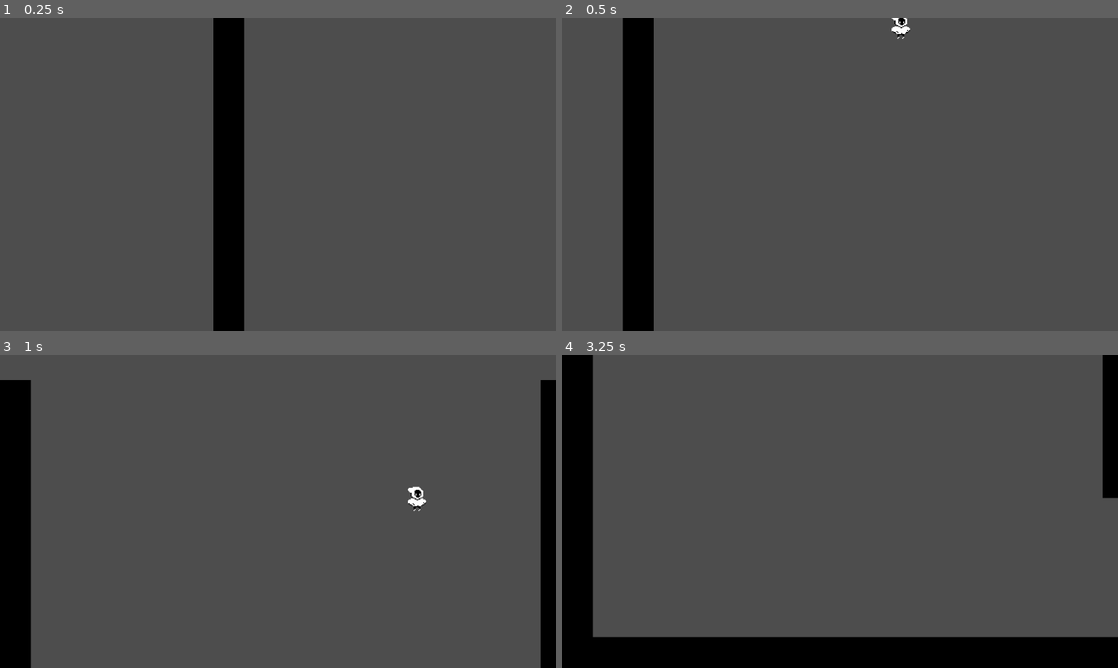
Above: before the commit, frames 1-4 (two rows, left to right).
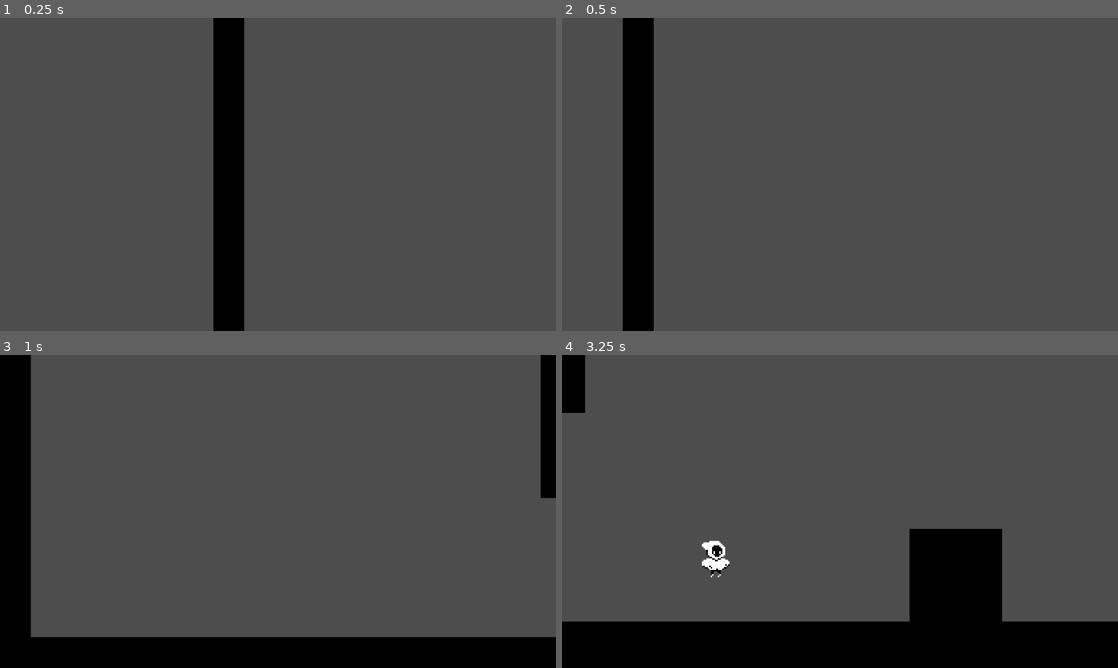
Above: after the commit, the same moments.

Repository: Haadty/Soul-Warrior-Twins
Game: Godot game, scene res://scenes/Test_Room.tscn
Two runs of this game, one before a commit and one after it. Both use one fixed random seed, a clock stepped at 60 frames per second and the inputs below.
Inputs (mouse positions are in pixels of both pictures, inside the frame that each line leads up to):
- Up to frame 1 (0.25 s): no input
- Up to frame 2 (0.5 s): no input
- Up to frame 3 (1 s): tap Enter (ui_accept) at 0.5 s; move the mouse to (400, 495) at 0.52 s; hold Right (Right) from 0.53 s (still down); tap Z (Dash) at 0.6 s; click (400, 495) at 0.67 s; tap X (Jump) at 0.77 s
- Up to frame 4 (3.25 s): move the mouse to (728, 527) at 1.27 s; release Right (Right) at 1.28 s; hold S 1.28-2.03 s; tap F at 1.35 s; tap X (Jump) at 1.52, 3.02 s; move the mouse to (895, 442) at 2.02 s; hold Right (Right) 2.03-2.78 s; tap Q at 2.1 s; move the mouse to (812, 574) at 2.77 s; hold W from 2.78 s (still down); tap Space at 2.85 s; click (812, 574) at 2.92 s

Frame 1 is identical in both runs. In frame 2, 0.1% of the frame differs, in the area x 59-63%, y 0-7%; in frame 3, 11%; in frame 4, 15%, in the area x 0-100%, y 0-91%.

Commit message:
fixes and fixes

Diff:
--- a/objects/Player.tscn
+++ b/objects/Player.tscn
@@ -41,7 +41,6 @@
 [ext_resource type="Texture2D" uid="uid://bffdyn4fgrh0o" path="res://sprites/Player/PlayerNormal/player_p_startBattle_5.atlastex" id="30_qwmo4"]
 [ext_resource type="Texture2D" uid="uid://douwru4uqiokw" path="res://sprites/Player/PlayerNormal/player_p_startBattle_6.atlastex" id="31_pveuv"]
 [ext_resource type="Texture2D" uid="uid://dun7xba3cbsh6" path="res://sprites/Player/PlayerNormal/player_p_startBattle_7.atlastex" id="32_w0f4g"]
-[ext_resource type="Script" path="res://scripts/Shapes/Room_Enter.gd" id="44_lmmcx"]
 
 [sub_resource type="SpriteFrames" id="SpriteFrames_ma2rn"]
 animations = [{
@@ -238,13 +237,3 @@
 [node name="RaycastTwo" type="RayCast2D" parent="."]
 position = Vector2(0, -25)
 target_position = Vector2(18, 0)
-
-[node name="AreaCamera" type="Area2D" parent="."]
-monitorable = false
-script = ExtResource("44_lmmcx")
-
-[node name="Collision" type="CollisionShape2D" parent="AreaCamera"]
-position = Vector2(0, -2)
-shape = SubResource("1")
-
-[connection signal="area_entered" from="AreaCamera" to="AreaCamera" method="_on_area_entered"]
--- a/scenes/Test_Room.tscn
+++ b/scenes/Test_Room.tscn
@@ -10,7 +10,7 @@
 [ext_resource type="Script" path="res://addons/phantom_camera/scripts/resources/tween_resource.gd" id="8_cod75"]
 [ext_resource type="Script" path="res://addons/phantom_camera/scripts/phantom_camera_host/phantom_camera_host.gd" id="9_0pucg"]
 [ext_resource type="Script" path="res://scripts/Controls/Camera.gd" id="9_jw68b"]
-[ext_resource type="Script" path="res://scripts/Controls/Entrance.gd" id="11_q6pfi"]
+[ext_resource type="Script" path="res://scripts/Controls/Room_Enter.gd" id="11_q6pfi"]
 
 [sub_resource type="TileSetAtlasSource" id="TileSetAtlasSource_j3fmu"]
 texture = ExtResource("1_op1kn")
@@ -88,20 +88,26 @@
 
 [node name="Room_Entraces" type="Node2D" parent="."]
 
-[node name="Room_entrance_0" type="Area2D" parent="Room_Entraces"]
+[node name="Room_entrance_0" type="Area2D" parent="Room_Entraces" node_paths=PackedStringArray("left_area", "right_area")]
 position = Vector2(539, 233)
 script = ExtResource("11_q6pfi")
+left_area = NodePath("../../Camera_Limiters/Room_1")
+right_area = NodePath("../../Camera_Limiters/Room_0")
 
 [node name="Collision" type="CollisionShape2D" parent="Room_Entraces/Room_entrance_0"]
 shape = SubResource("RectangleShape2D_s8owi")
 debug_color = Color(0.904703, 0.152447, 0.652706, 0.42)
 
-[node name="Right" type="CollisionShape2D" parent="Room_Entraces/Room_entrance_0"]
+[node name="Right_area" type="Area2D" parent="Room_Entraces/Room_entrance_0"]
+
+[node name="Right" type="CollisionShape2D" parent="Room_Entraces/Room_entrance_0/Right_area"]
 position = Vector2(25.5, 0)
 shape = SubResource("RectangleShape2D_g6n4q")
 debug_color = Color(0, 0.494563, 0.536543, 0.42)
 
-[node name="Left" type="CollisionShape2D" parent="Room_Entraces/Room_entrance_0"]
+[node name="Left_area" type="Area2D" parent="Room_Entraces/Room_entrance_0"]
+
+[node name="Left" type="CollisionShape2D" parent="Room_Entraces/Room_entrance_0/Left_area"]
 position = Vector2(-25.5, 0)
 shape = SubResource("RectangleShape2D_l63al")
 debug_color = Color(0.847261, 0.692124, 0, 0.42)
@@ -164,3 +170,5 @@
 script = ExtResource("9_0pucg")
 
 [connection signal="body_entered" from="Room_Entraces/Room_entrance_0" to="Room_Entraces/Room_entrance_0" method="_on_body_entered"]
+[connection signal="body_entered" from="Room_Entraces/Room_entrance_0/Right_area" to="Room_Entraces/Room_entrance_0" method="_on_right_area_body_entered"]
+[connection signal="body_entered" from="Room_Entraces/Room_entrance_0/Left_area" to="Room_Entraces/Room_entrance_0" method="_on_left_area_body_entered"]
--- a/scripts/Controls/Camera.gd
+++ b/scripts/Controls/Camera.gd
@@ -13,6 +13,9 @@
 
 func change_room(area: Area2D) -> void:
 	Global.player_actual_camera = area.find_child("Camera")
+
+	if Global.player_actual_area == null:
+		Global.player_actual_area = area
 
 	if area != Global.player_actual_area:
 		if Global.player_actual_camera == Global.player_actual_area.find_child("Camera"):
--- a/scripts/Controls/Entrance.gd
+++ /dev/null
@@ -1,11 +0,0 @@
-extends Node
-
-@onready var point = $"Point"
-
-func room_enter(player: PlayerPlataform):
-	player.update_controls()
-	player.global_position = point.global_position
-
-func _on_body_entered(body:Node2D) -> void:
-	if body is PlayerPlataform:
-		room_enter(body)
--- /dev/null
+++ b/scripts/Controls/Room_Enter.gd
@@ -0,0 +1,55 @@
+extends Node
+
+
+@onready var point = $"Point"
+@export var left_area: Area2D
+@export var right_area: Area2D
+var side = false
+var walk_entrance = false
+var walk_out = false
+var speed := 0.05
+var player: PlayerPlataform
+
+func _physics_process(delta):
+	if walk_entrance:
+		# player.update_controls(true)
+
+		player.velocity.x = lerpf(player.velocity.x, point.global_position.x * player.max_hspeed, speed * delta)
+
+		player.move_and_slide()
+
+		if player.global_position.x >= point.global_position.x:
+			player.velocity = Vector2.ZERO
+			player.global_position = point.global_position
+			print("end")
+			walk_out = true
+			walk_entrance = false
+
+	elif walk_out:
+
+		player.velocity.x = lerpf(player.velocity.x, (point.global_position.x + 50) * player.max_hspeed, speed * delta)
+
+		player.move_and_slide()
+
+		if player.global_position.x >= point.global_position.x + 50:
+			player.velocity = Vector2.ZERO
+			print("end final")
+			walk_out = false
+
+func _on_body_entered(body:Node2D) -> void:
+	if body is PlayerPlataform and !walk_entrance and !walk_out:
+		player = body
+		walk_entrance = true
+		print("enter")
+
+func _on_left_area_body_entered(body:Node2D) -> void:
+	if body is PlayerPlataform and !walk_entrance and !walk_out:
+		side = false
+		Global.camera_room_change.emit(left_area)
+		print("left")
+
+func _on_right_area_body_entered(body:Node2D) -> void:
+	if body is PlayerPlataform and !walk_entrance and !walk_out:
+		side = true
+		Global.camera_room_change.emit(right_area)
+		print("right")
--- a/scripts/Player/Plataform.gd
+++ b/scripts/Player/Plataform.gd
@@ -479,8 +479,8 @@
 # parar os controles do jogador
 #
 
-func update_controls():
-	if process_self:
+func update_controls(type:bool):
+	if type:
 		skin.play("idle")
 		velocity = Vector2.ZERO
 		air_jump_used_ability = false
--- a/scripts/Shapes/Room_Enter.gd
+++ /dev/null
@@ -1,12 +0,0 @@
-extends Area2D
-
-#
-# sistema para verificar se o player entrou em uma sala
-#
-
-func _on_area_entered(area:Area2D) -> void:
-	if area.is_in_group("room"):
-		if Global.player_actual_area != area:
-			Global.player_actual_area = area
-
-		Global.camera_room_change.emit(area)
Not shown: 1 places in objects/Player.tscn that only renumber resources
